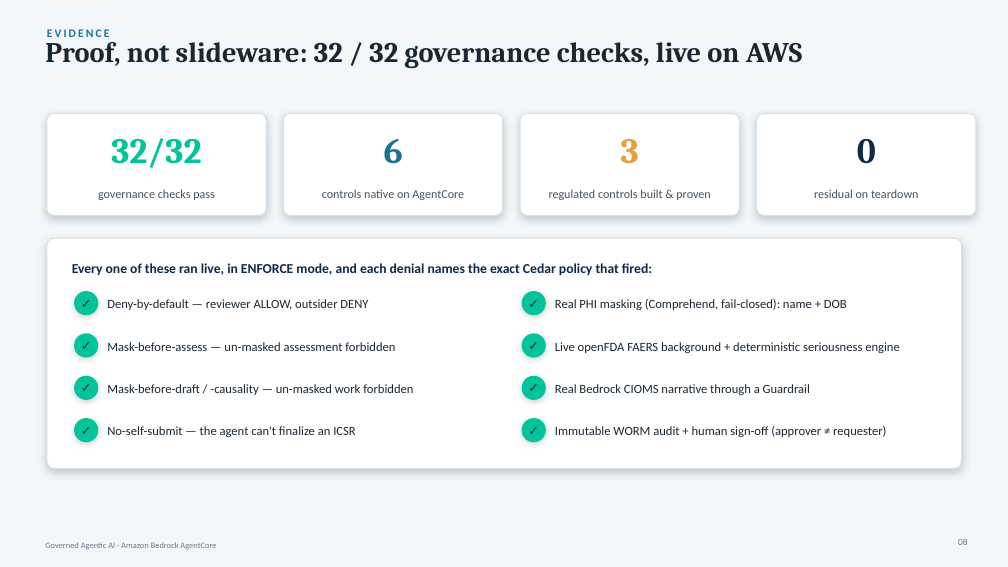
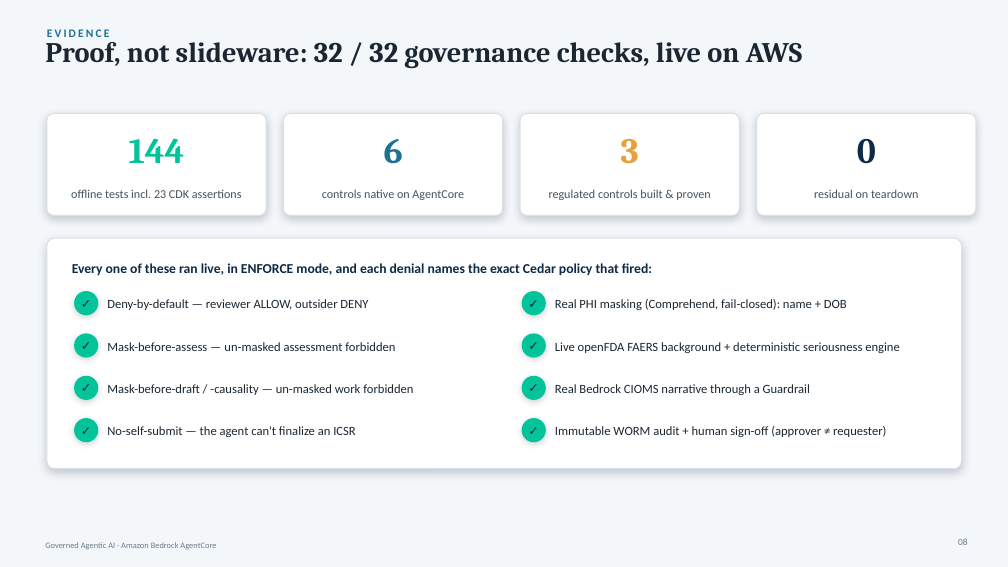
Before and after one commit to virtualryder/pharmacovigilance_agent, a slide deck: slide 8 of docs/PV-AgentCore-Leadership.pptx. Drawn at 1008x567 pixels with LibreOffice and Linux fonts; fonts in the diff are those of the drawing. Boxes give left, top, right and bottom in pixels: in the first picture for what was removed or moved away, otherwise in the second. Text is boxed around its words. In the diff, an @@ line names an element or a change of style, - is before the commit and + after.

```diff
--- a/docs/PV-AgentCore-Leadership.pptx
+++ b/docs/PV-AgentCore-Leadership.pptx
@@ text at box(129, 138, 185, 163): text changed @@
-32/32
+144
@@ text at box(71, 189, 242, 198): text changed @@
-governance checks pass
+offline tests incl. 23 CDK assertions
```
Also in this commit, not shown: 1 other slide changed, 9 other files.
